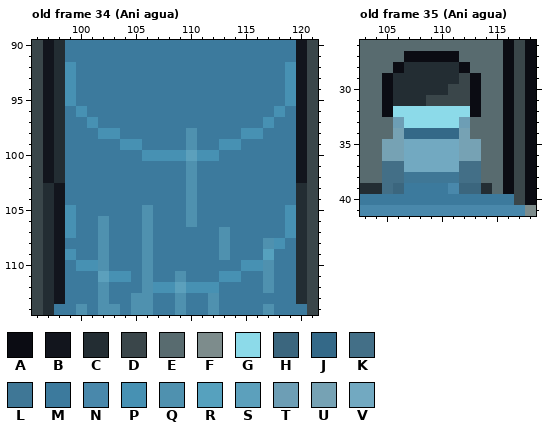
Pixel-art file: Personal_Jessica/Checkpoint/Checkpoint-versión detallada.aseprite. Above: the version before the commit.
224x150 pixels, 54 frames. Colours within 5 levels of each other are drawn and written as one. Shown: old frame 34 (Ani agua): x 96..121, y 90..114; old frame 35 (Ani agua): x 103..118, y 26..41. The commit also changed other frames or places, which this record leaves out.
Visible layers, top first: "Destellos" opacity 24%, "Layer 11 Copy" opacity 40%, "Anisuelo_agua", "Pers", "linea", "Detalles", "Layer 3", "Layer 7", "Layer 1", "Layer 8", "Tilemap".
Palette (. is transparent): A #0b0c13  B #12151d  C #232d33  D #3a464a  E #586b6f  F #7d8c8c  G #8cdae9  H #3b667e  J #346988  K #436f87  L #3f7796  M #3c7a9d  N #4988ab  P #4791b3  Q #4f91af  R #56a1be  S #5ca0bc  T #6d9eb5  U #76a2b4  V #72a9c1
Pixels before, old frame 34 (Ani agua), first column x 96:
 90 DBCMMMMMMMMMMMMMMMMMMMMMBD
 91 DBCMMMMMMMMMMMMMMMMMMMMMBD
 92 DBCPMMMMMMMMMMMMMMMMMMMPBD
 93 DBCPMMMMMMMMMMMMMMMMMMMPBD
 94 DBCPMMMMMMMMMMMMMMMMMMMPBD
 95 DBCPMMMMMMMMMMMMMMMMMMMPBD
 96 DBCMPMMMMMMMMMMMMMMMMMPMBD
 97 DBCMMPMMMMMMMMMMMMMMMPMMBD
 98 DBCMMMPPMMMMMMQMMMMPPMMMBD
 99 DBCMMMMMPPMMMMQMMPPMMMMMBD
100 DBCMMMMMMMPPPPSPPMMMMMMMBD
101 DBCMMMMMMMMMMMQMMMMMMMMMBD
102 DBCMMMMMMMMMMMQMMMMMMMMMBD
103 DCBMMMMMMMMMMMQMMMMMMMMMCD
104 DCBMMMMMMMMMMMQMMMMMMMMMCD
105 DCBPMMMMMMQMMMQMMMMMMMMPCD
106 DCBPMMQMMMQMMMQMMMMMMMMPCD
107 DCBPMMQMMMQMMMMMMQMMMMMPCD
108 DCBMMMQMMMQMMMMMMQMMMQPMCD
109 DCBPMMQMMMQMMMMMMQMMMRMMCD
110 DCBMPPQMMMQMMMMMMMMPPQMMCD
111 DCBMMMSPPMQMMQMMMPPMMQMMCD
112 DCBMMMQMMMQPPSPPPMMMMQMMCD
113 DCBMMMQMMQQMMQMMQMMMMMMMCD
114 DCMMQMQQMQQMMQMMQMMMMQMMMD
Pixels before, old frame 35 (Ani agua), first column x 103:
26 EEEEEEEEEEEEEADA
27 EEEEAAAAAEEEEADA
28 EEEACCCCCAEEEADA
29 EEACCCCCCDAEEADA
30 EEACCCCCDDAEEADA
31 EEACCCDDDDAEEADA
32 EEAGGGGGGGAEEADA
33 EEETGGGGGTEEEADA
34 EEEUJJJJJUEEEADA
35 EEUUVVVVVUUEEADA
36 EEUUVVVVVUUEEADA
37 EEKKVVVVVKKEEADA
38 EEKKLLLLLKKEEADA
39 CCKHMMMMNHHCEADA
40 MMMMMMMMMMMMMMDA
41 NNNNNNNNNNNNNNNF
After the commit:
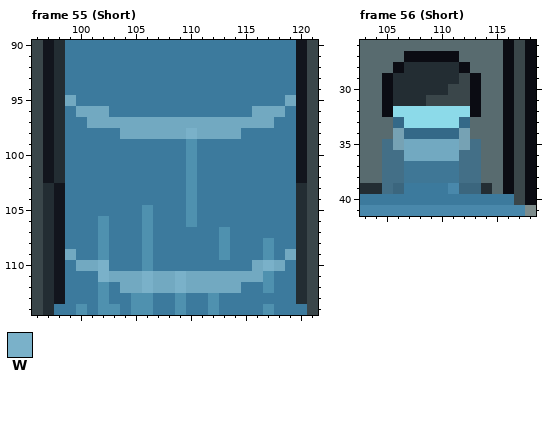
Colours new in this view: W #7ab1c9
A new or re-ordered frame is compared with the old frame closest to it.
From old to new:
frames 54 -> 65
Frame 55 (Short) is new; against old frame 34 (Ani agua), layer "Layer 11 Copy":
y 92..94: x 99 P -> M; x 119 P -> M
y 95: x 99 P -> V; x 119 P -> V
y 96: x 100..102 PMM -> VVV; x 116..118 MMP -> VVV
y 97: x 101..117 PMMMMMMMMMMMMMMMP -> VVVVVVVVVVVVVVVVV
y 98: x 102..116 PPMMMMMMQMMMMPP -> MMVVVVVVWVVVVMM
y 99: x 104..105 PP -> MM; x 113..114 PP -> MM
y 100: x 106..112 PPPPSPP -> MMMMQMM
y 105..107: x 99 P -> M; x 119 P -> M
y 108: x 118 P -> M
y 109: x 99 P -> V; x 117 R -> Q; x 119 M -> V
y 110: x 100..102 PPQ -> VVW; x 115..118 PPQM -> MVWV
y 111: x 102..116 SPPMQMMQMMMPPMM -> WVVVWVVWVVVVVVV
y 112: x 104..114 MMQPPSPPPMM -> VVWVVWVVVVV
Frame 56 (Short) is new; against old frame 35 (Ani agua), layer "Layer 11 Copy":
y 33: x 106 T -> J; x 112 T -> J
y 35: x 105 U -> K; x 113 U -> K
y 36: x 105..106 UU -> KK; x 112..113 UU -> KK
y 37: x 107..111 VVVVV -> LLLLL
Changed places in both pictures, as pixel boxes (x1, y1, x2, y2):
changed: (65, 62, 296, 161)
changed: (65, 205, 296, 293)
changed: (382, 117, 481, 172)
